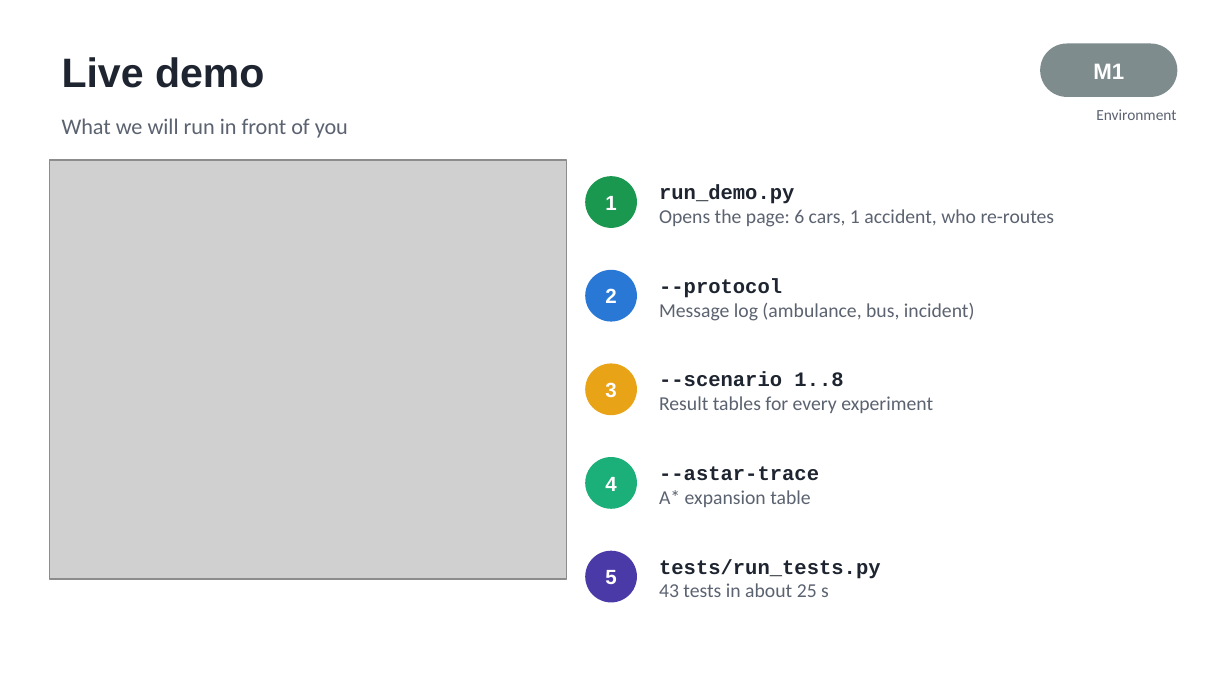
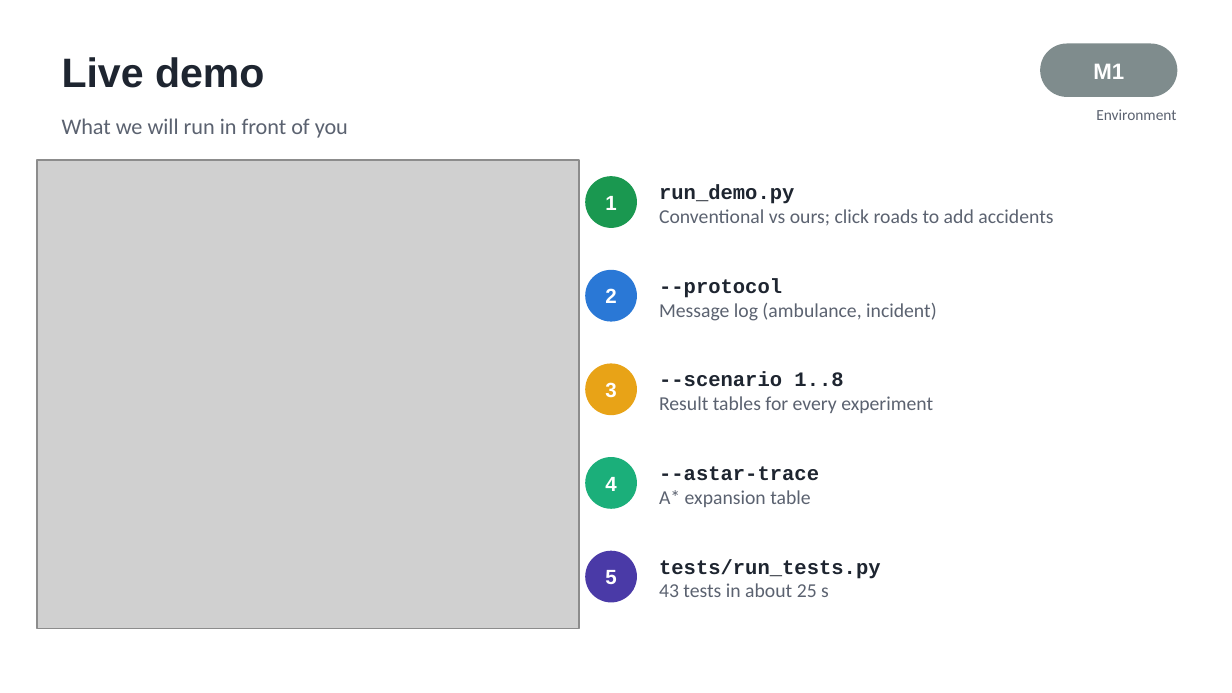
Before and after one commit to Radha-Krishna-19/foai, a slide deck: slide 18 of deliverables/STMS_Presentation.pptx. Drawn at 1232x693 pixels with LibreOffice and Linux fonts; fonts in the diff are those of the drawing; grey boxes stand for pictures. Boxes give left, top, right and bottom in pixels: in the first picture for what was removed or moved away, otherwise in the second. Text is boxed around its words. In the diff, an @@ line names an element or a change of style, - is before the commit and + after.

Commit message:
STMS: conventional vs ours demo, ambulance, team split

```diff
--- a/deliverables/STMS_Presentation.pptx
+++ b/deliverables/STMS_Presentation.pptx
@@ picture: place and size @@
-picture at [49, 160, 567, 579]
+picture at [37, 160, 579, 628]
@@ text at [659, 209, 1053, 225]: text changed @@
-Opens the page: 6 cars, 1 accident, who re-routes
+Conventional vs ours; click roads to add accidents
@@ text at [659, 303, 937, 321]: text changed @@
-Message log (ambulance, bus, incident)
+Message log (ambulance, incident)
```
Also in this commit, not shown: 8 other slides changed, 37 other files.
